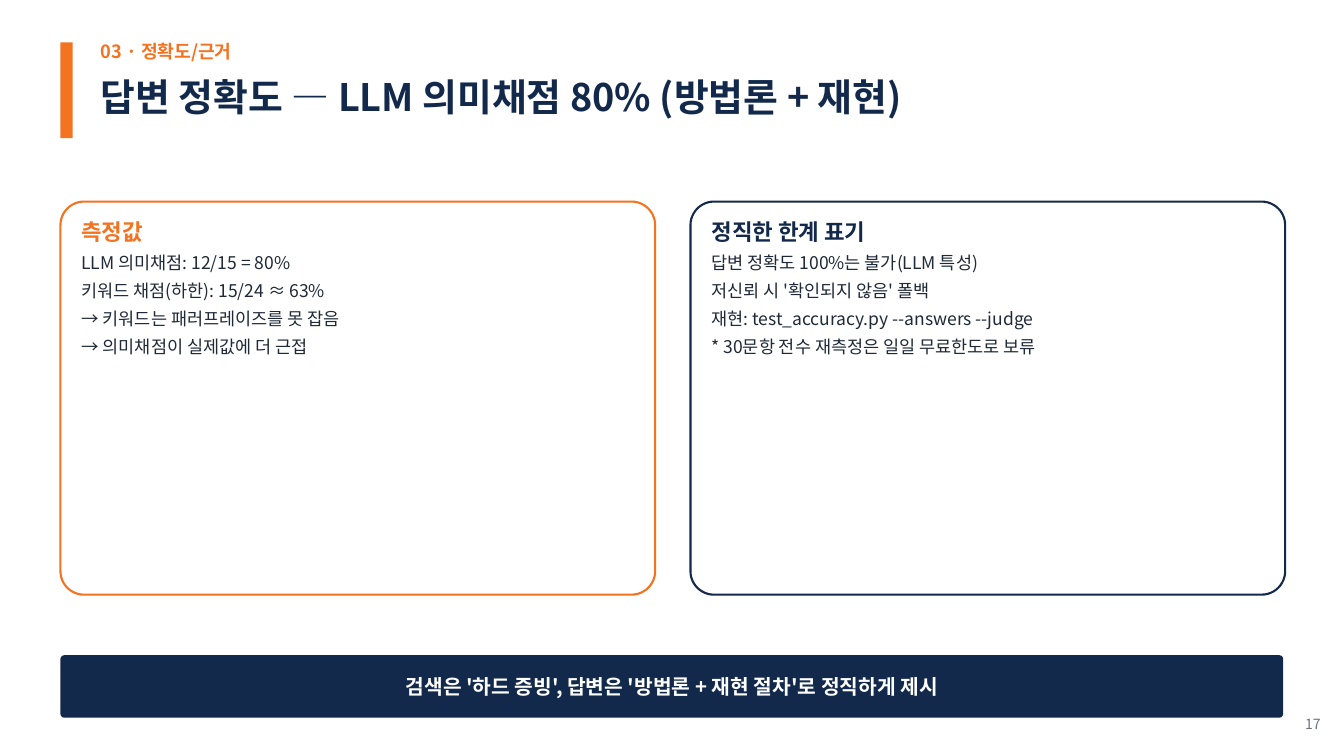
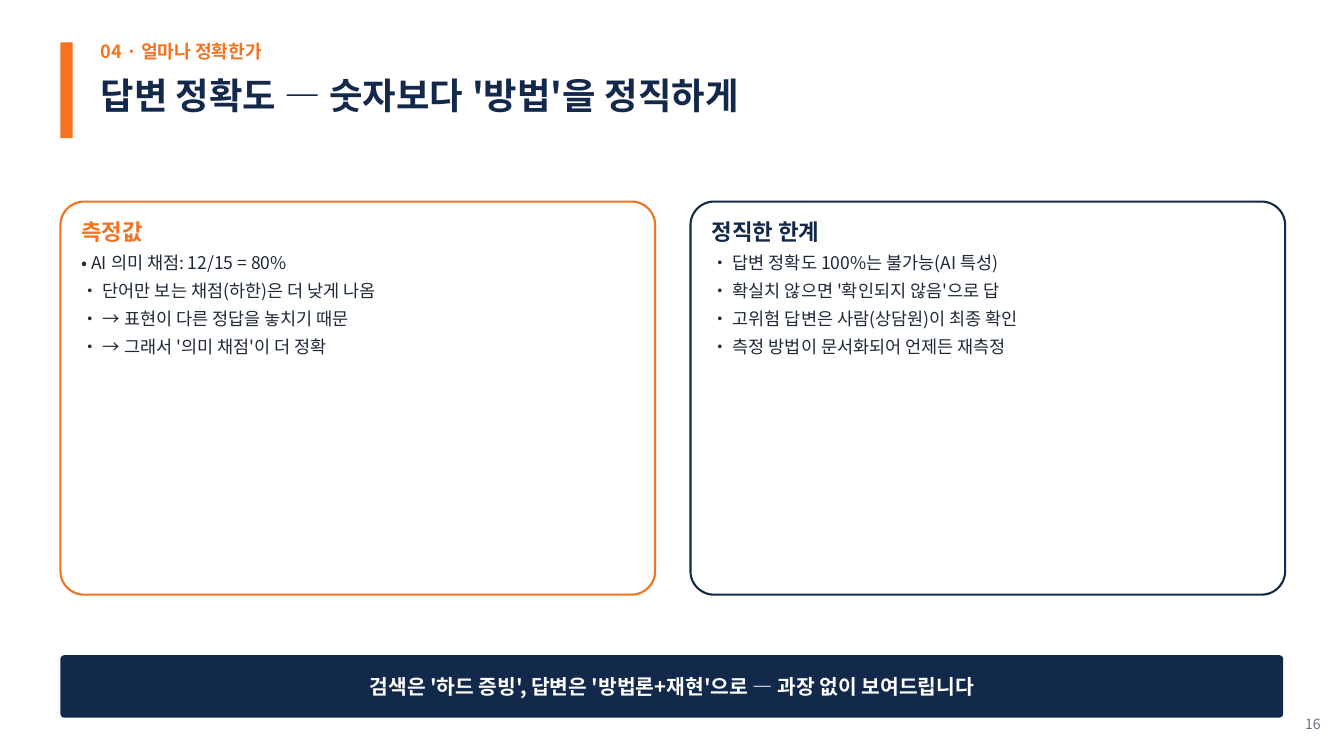
Before and after one commit to woochichichi/2026_HICT_ChatBot, a slide deck: slide 16 of docs/presentation/한화투자증권_AI상담_PoC_30min.pptx (slide 17 before the commit). Drawn at 1344x756 pixels with LibreOffice and Linux fonts; fonts in the diff are those of the drawing. Boxes give left, top, right and bottom in pixels: in the first picture for what was removed or moved away, otherwise in the second. Text is boxed around its words. In the diff, an @@ line names an element or a change of style, - is before the commit and + after.

```diff
--- a/docs/presentation/한화투자증권_AI상담_PoC_30min.pptx
+++ b/docs/presentation/한화투자증권_AI상담_PoC_30min.pptx
@@ text at (x1=101, y1=42, x2=262, y2=60): text changed @@
-03 · 정확도/근거
+04 · 얼마나 정확한가
@@ text at (x1=101, y1=78, x2=739, y2=113): text changed; size 27 to 26 pt @@
-답변 정확도 — LLM 의미채점 80% (방법론 + 재현)
+답변 정확도 — 숫자보다 '방법'을 정직하게
@@ text in rounded rectangle at (x1=711, y1=221, x2=1017, y2=355): text changed @@
-정직한 한계 표기
-답변 정확도 100%는 불가(LLM 특성)
-저신뢰 시 '확인되지 않음' 폴백
-재현: test_accuracy.py --answers --judge
-* 30문항 전수 재측정은 일일 무료한도로 보류
+정직한 한계
+• 답변 정확도 100%는 불가능(AI 특성)
+• 확실치 않으면 '확인되지 않음'으로 답
+• 고위험 답변은 사람(상담원)이 최종 확인
+• 측정 방법이 문서화되어 언제든 재측정
@@ text in rounded rectangle at (x1=91, y1=254, x2=375, y2=355): text changed @@
-LLM 의미채점: 12/15 = 80%
-키워드 채점(하한): 15/24 ≈ 63%
-→ 키워드는 패러프레이즈를 못 잡음
-→ 의미채점이 실제값에 더 근접
+• AI 의미 채점: 12/15 = 80%
+• 단어만 보는 채점(하한)은 더 낮게 나옴
+• → 표현이 다른 정답을 놓치기 때문
+• → 그래서 '의미 채점'이 더 정확
@@ text in rounded rectangle at (x1=370, y1=677, x2=974, y2=698): text changed @@
-검색은 '하드 증빙', 답변은 '방법론 + 재현 절차'로 정직하게 제시
+검색은 '하드 증빙', 답변은 '방법론+재현'으로 — 과장 없이 보여드립니다
@@ text at (x1=1305, y1=718, x2=1321, y2=729): text changed @@
-17
+16
```
Also in this commit, not shown: 19 other slides changed, 8 slides added, 10 slides removed, 10 other files.
